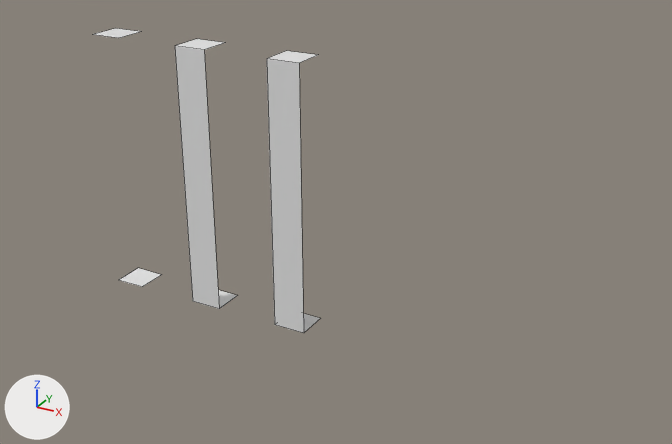
Renders of the FBX model Art/Environment/M_Environment_Tiles.fbx from each side of a commit.
One viewpoint serves both versions: a 50 mm camera at (12.71, -20.74, 13.88) aimed at (1.2, 0.17, 3.43). Arrows for +X, +Y and +Z are at lower left; the lights stay in place. The picture after the commit comes second. Mesh edges are drawn as thin lines. Where no turn or scale is listed for an object, it has been applied to the vertices.

The scene before the commit, as lines of its bpy script (objects in view):
```python
me_cube = bpy.data.meshes.new('Cube')
me_cube.from_pydata([(0.5, 0.5, 8.0), (0.5, 0.5, 0.0), (0.5, -0.5, 8.0), (0.5, -0.5, 0.0), (-0.5, 0.5, 8.0), (-0.5, 0.5, 0.0), (-0.5, -0.5, 8.0), (-0.5, -0.5, 0.0)], [], [(0, 2, 6, 4), (3, 7, 6, 2), (5, 7, 3, 1), (5, 4, 6, 7)])
me_cube.materials.append(mat_material)  # white #e7e7e7
me_cube_007 = bpy.data.meshes.new('Cube.007')
me_cube_007.from_pydata([(0.5, 0.5, 8.0), (0.5, 0.5, 0.0), (0.5, -0.5, 8.0), (0.5, -0.5, 0.0), (-0.5, 0.5, 8.0), (-0.5, 0.5, 0.0), (-0.5, -0.5, 8.0), (-0.5, -0.5, 0.0)], [], [(0, 2, 6, 4), (3, 7, 6, 2), (5, 7, 3, 1)])
me_cube_007.materials.append(mat_material)  # white #e7e7e7
me_cube_008 = bpy.data.meshes.new('Cube.008')
me_cube_008.from_pydata([(0.5, 0.5, 8.0), (0.5, 0.5, 0.0), (0.5, -0.5, 8.0), (0.5, -0.5, 0.0), (-0.5, 0.5, 8.0), (-0.5, 0.5, 0.0), (-0.5, -0.5, 8.0), (-0.5, -0.5, 0.0)], [], [(0, 2, 6, 4), (5, 7, 3, 1)])
me_cube_008.materials.append(mat_material)  # white #e7e7e7
ob_cornercase_col = bpy.data.objects.new('CornerCase-col', me_cube)
ob_cornercase_col.location = (0.0, 0.0, 0.0)
ob_fillcase_col = bpy.data.objects.new('FillCase-col', me_cube_008)
ob_fillcase_col.location = (-6.0, 0.0, 0.0)
ob_sidecase_col = bpy.data.objects.new('SideCase-col', me_cube_007)
ob_sidecase_col.location = (-3.0, 0.0, 0.0)
```
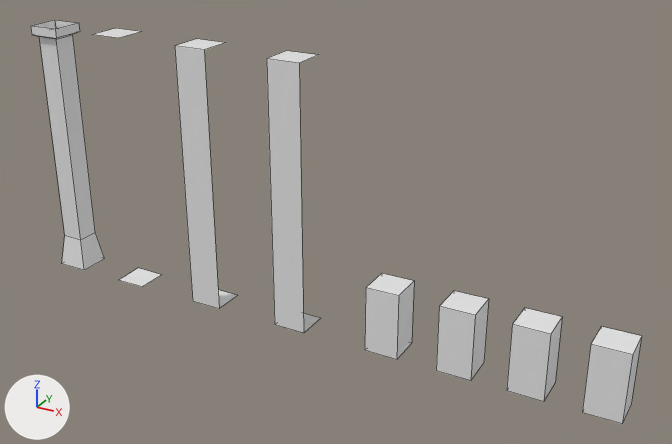
Pixel boxes [x1, y1, x2, y2] of what changed, in the pictures (672 x 444 px):
'04_Pillar-col', added: after [31, 20, 105, 270]
'07_Shelf-col', added: after [582, 326, 642, 424]
'06_Shelf-col', added: after [507, 308, 562, 402]
'05_Shelf-col', added: after [436, 291, 489, 381]
'08_Shelf-col', added: after [365, 273, 414, 360]

Edits to the bpy script that builds the scene:
```text
Add me_cube_004:
    me_cube_004.from_pydata(...)  # 20 vertices, 16 faces; spans x -0.5..0.5, y -0.5..0.5, z 0.0..8.0
    me_cube_004.materials.append(mat_material)  # white #e7e7e7
Add me_cube_002:
    me_cube_002.from_pydata([(0.5, 0.5, 2.0), (0.5, 0.5, 0.0), (0.5, -0.5, 2.0), (0.5, -0.5, 0.0), (-0.5, 0.5, 2.0), (-0.5, 0.5, 0.0), (-0.5, -0.5, 2.0), (-0.5, -0.5, 0.0)], [], [(0, 4, 6, 2), (3, 2, 6, 7), (5, 7, 6, 4), (1, 5, 4, 0), (2, 3, 1, 0)])
    me_cube_002.materials.append(mat_material)  # white #e7e7e7
Add ob_04_pillar_col:
    ob_04_pillar_col = bpy.data.objects.new('04_Pillar-col', me_cube_004)
    ob_04_pillar_col.location = (-8.44, 0.0, 0.0)
Add ob_06_shelf_col:
    ob_06_shelf_col = bpy.data.objects.new('06_Shelf-col', me_cube_002)
    ob_06_shelf_col.location = (7.18, 0.0, 0.0)
Add ob_07_shelf_col:
    ob_07_shelf_col = bpy.data.objects.new('07_Shelf-col', me_cube_002.copy())
    ob_07_shelf_col.location = (9.18, 0.0, 0.0)
Add ob_05_shelf_col:
    ob_05_shelf_col = bpy.data.objects.new('05_Shelf-col', me_cube_002.copy())
    ob_05_shelf_col.location = (5.18, 0.0, 0.0)
Add ob_08_shelf_col:
    ob_08_shelf_col = bpy.data.objects.new('08_Shelf-col', me_cube_002.copy())
    ob_08_shelf_col.location = (3.0, 0.0, 0.0)
```
